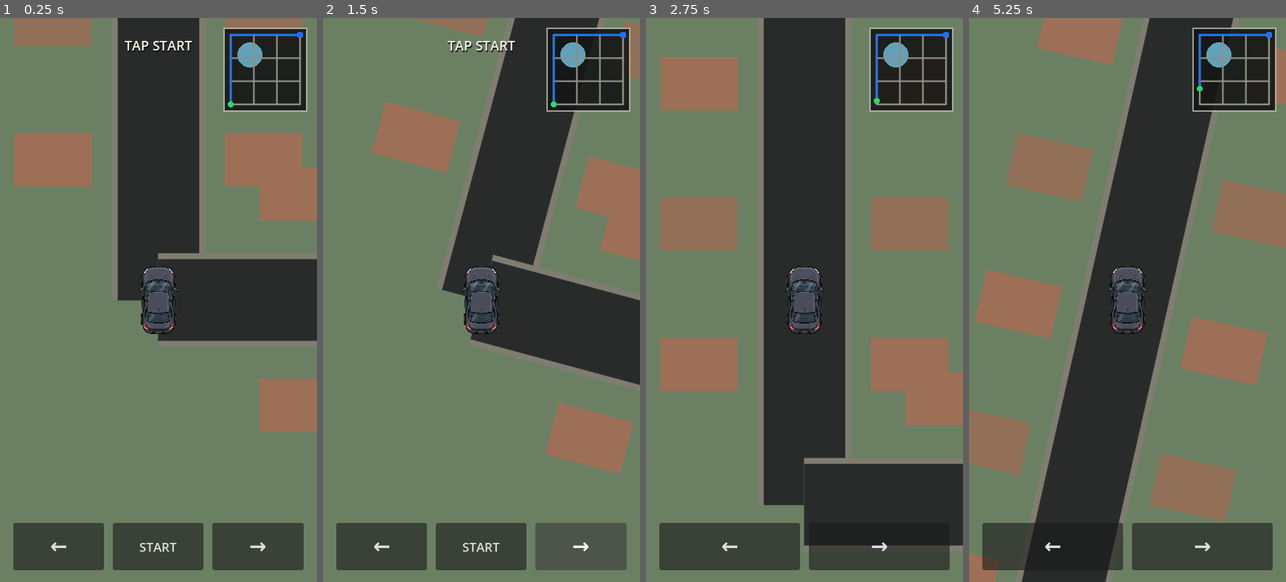
Above: before the commit, frames 1-4 (left to right).
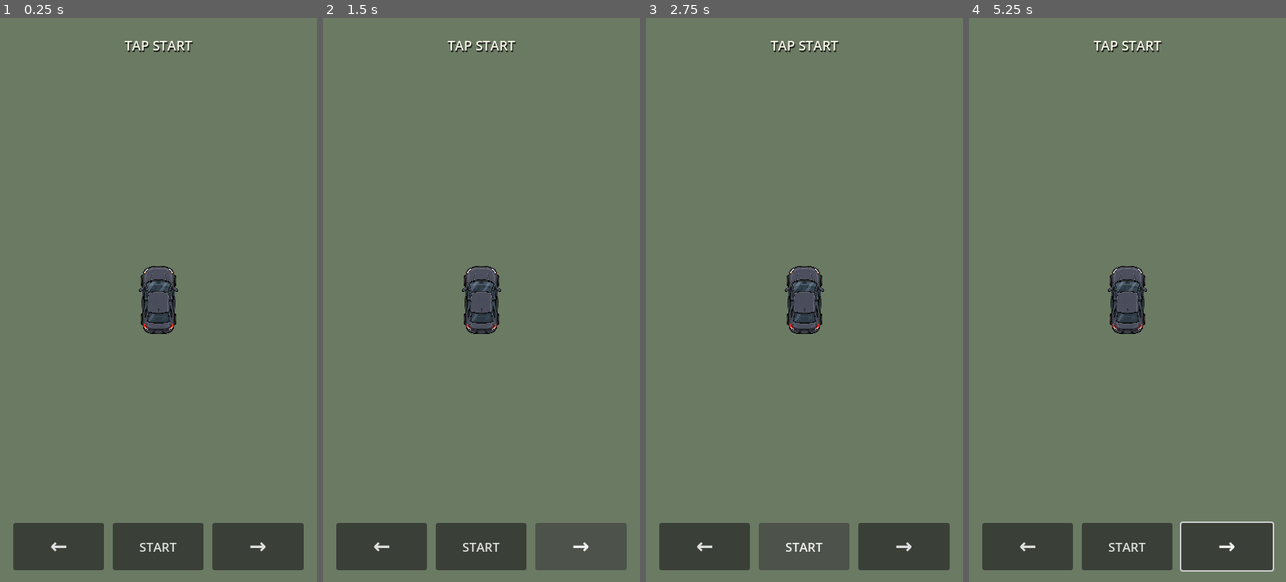
Above: after the commit, the same moments.

Repository: patrickcallahancomedy/comedian
Game: Godot game, scene res://scenes/drive/drive_module.tscn
Same seed, same stepped clock (60 frames per second), same inputs: the game is played once before the commit and once after it.
Inputs (mouse positions are in pixels of both pictures, inside the frame that each line leads up to):
- Up to frame 1 (0.25 s): no input
- Up to frame 2 (1.5 s): click "←" at 0.5 s; click "→" at 1.25 s
- Up to frame 3 (2.75 s): click "START" at 2 s
- Up to frame 4 (5.25 s): click (1127, 548) at 2.75 s, where only the run after the commit has a clickable "START"; tap Enter (ui_accept) at 3.5, 3.77, 4.25, 5 s; move the mouse to (1197, 271) at 3.52 s; hold Right 3.53-4.25 s; tap Space at 3.6, 5.1 s; click (1197, 271) at 3.67 s; drag from (1064, 328) to (1111, 412) at 4.27 s; move the mouse to (1159, 175) at 5.02 s; hold Right from 5.03 s (still down)

The runs differ from the first frame. In frame 1, 31% of the frame differs, in the area x 4-100%, y 0-74%; in frame 2, 29%; in frame 3, 45%, in the area x 4-100%, y 0-98%; in frame 4, 44%.
Error after the commit: Parse Error: Function "_draw_connector_scene()" not found in base self. (res://scripts/drive/city_map.gd:802)

Commit message:
DRIVE v0.9 add connector transition state

Diff:
--- a/godot/scripts/drive/city_map.gd
+++ b/godot/scripts/drive/city_map.gd
@@ -1,7 +1,8 @@
 extends Control
 
-## DRIVE v0.8: same proven driving core, intentionally simpler presentation.
-## Three visible phases, steering as the primary verb, and a quieter mobile HUD.
+## DRIVE v0.9: one continuous drive with invisible gates between road types.
+## Neighborhood and highway keep their proven controls; connector roads animate
+## scale/road changes, then the final city approach drives straight to the venue.
 signal trip_finished(result: Dictionary)
 
 @export var world_seed: int = 0 # Zero varies the city; set a seed to reproduce a trip.
@@ -60,6 +61,19 @@
 var lane_visual_offset := 0.0
 var lane_traffic: Array = []
 
+# Connector animation state. These are presentation transitions, not new levels.
+var transition_active := false
+var transition_elapsed := 0.0
+var transition_duration := 1.35
+var transition_target_index := -1
+var transition_from_road_width := 0.0
+var transition_to_road_width := 0.0
+var transition_from_car_scale := 1.0
+var transition_to_car_scale := 1.0
+var transition_from_lane_count := 1
+var transition_to_lane_count := 1
+var transition_scroll := 0.0
+
 var rng := RandomNumberGenerator.new()
 var car_base_position := Vector2.ZERO
 
@@ -76,7 +90,7 @@
 		rng.randomize()
 	else:
 		rng.seed = world_seed
-	# v0.8 parks fatigue/distraction difficulty until the base drive is proven fun.
+	# Fatigue/distraction remain parked while the core driving feel is tuned.
 	fatigue_strength = 0.0
 	steering_rate = 420.0
 
@@ -144,6 +158,15 @@
 	else:
 		_build_lane_stage()
 
+	# The final venue approach is intentionally automatic; highway/neighborhood
+	# retain the same two-button steering language.
+	if steering_mode == "approach":
+		left_button.hide()
+		right_button.hide()
+	else:
+		left_button.show()
+		right_button.show()
+
 	if auto_start:
 		_start_current_stage()
 	else:
@@ -153,7 +176,64 @@
 
 
 func _advance_stage() -> void:
-	_load_stage(stage_index + 1, true)
+	var next_index := stage_index + 1
+	if next_index >= DRIVE_PROFILES.ORDER.size():
+		_finish_drive()
+		return
+	_begin_connector(next_index)
+
+
+func _begin_connector(next_index: int) -> void:
+	if transition_active or drive_complete:
+		return
+
+	var next_profile: Dictionary = DRIVE_PROFILES.get_profile(
+		DRIVE_PROFILES.ORDER[next_index]
+	)
+
+	transition_active = true
+	transition_elapsed = 0.0
+	transition_target_index = next_index
+	transition_scroll = 0.0
+	transition_from_road_width = road_width
+	transition_to_road_width = (
+		DRIVE_PROFILES.BASE_LANE_WIDTH
+		* float(next_profile.get("road_scale", 1.0))
+		* int(next_profile.get("lane_count", 1))
+	)
+	transition_from_car_scale = car_scale
+	transition_to_car_scale = float(next_profile.get("car_scale", 1.0))
+	transition_from_lane_count = lane_count
+	transition_to_lane_count = int(next_profile.get("lane_count", 1))
+
+	is_driving = false
+	lane_traffic.clear()
+	status_label.text = ""
+	left_button.hide()
+	right_button.hide()
+	forward_button.hide()
+	player_car.position = car_base_position
+	queue_redraw()
+
+
+func _process_connector(delta: float) -> void:
+	transition_elapsed += delta
+	transition_scroll += DRIVE_PROFILES.BASE_SPEED * delta
+	var progress := clampf(transition_elapsed / transition_duration, 0.0, 1.0)
+	var eased := smoothstep(0.0, 1.0, progress)
+
+	player_car.scale = Vector2.ONE * lerpf(
+		transition_from_car_scale,
+		transition_to_car_scale,
+		eased
+	)
+	player_car.position = car_base_position
+
+	if progress >= 1.0:
+		transition_active = false
+		var next_index := transition_target_index
+		transition_target_index = -1
+		_load_stage(next_index, true)
 
 
 func _start_current_stage() -> void:
@@ -295,6 +375,11 @@
 		drive_time += delta
 	bump_cooldown = maxf(0.0, bump_cooldown - delta)
 
+	if transition_active:
+		_process_connector(delta)
+		queue_redraw()
+		return
+
 	if steering_mode == "turn":
 		_process_turn_mode(delta)
 	else:
@@ -556,7 +641,7 @@
 
 
 func _move_forward() -> void:
-	if drive_complete:
+	if drive_complete or transition_active:
 		return
 
 	if not section_started:
@@ -575,7 +660,7 @@
 
 
 func _turn_left() -> void:
-	if drive_complete:
+	if drive_complete or transition_active:
 		return
 
 	if steering_mode == "lane":
@@ -588,7 +673,7 @@
 
 
 func _turn_right() -> void:
-	if drive_complete:
+	if drive_complete or transition_active:
 		return
 
 	if steering_mode == "lane":
@@ -713,6 +798,10 @@
 
 
 func _draw() -> void:
+	if transition_active:
+		_draw_connector_scene()
+		return
+
 	if steering_mode == "turn":
 		_draw_turn_scene()
 	else:
